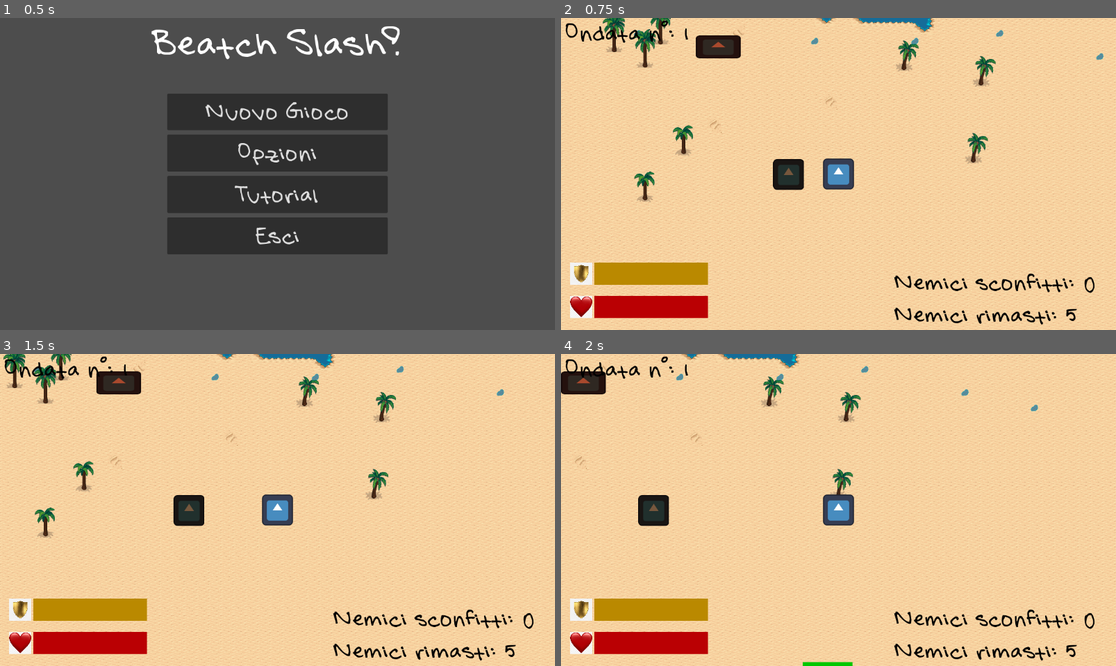
Above: before the commit, frames 1-4 (two rows, left to right).
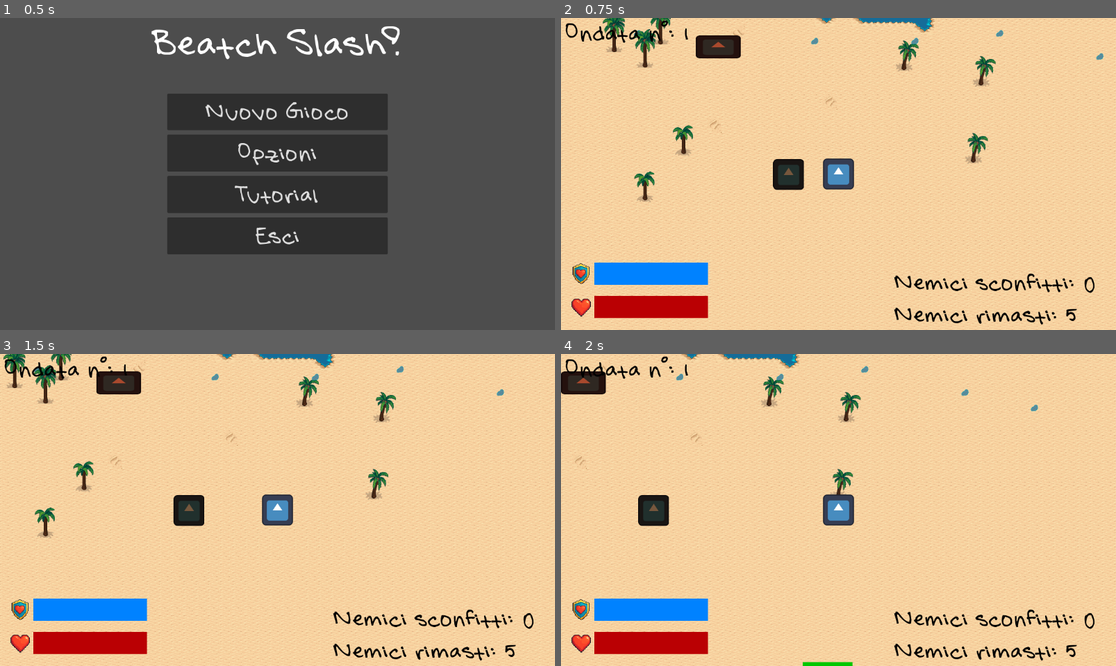
Above: after the commit, the same moments.

Repository: xMarcoMax/BeatchSlash
Game: Godot game, scene res://Scenes/main_menu.tscn
Same seed, same stepped clock (60 frames per second), same inputs: the game is played once before the commit and once after it. The engine's default icon, where the game draws it, is replaced by a stand-in: a white triangle on a blue panel in a dark square.
Inputs (mouse positions are in pixels of both pictures, inside the frame that each line leads up to):
- Up to frame 1 (0.5 s): no input
- Up to frame 2 (0.75 s): click "Nuovo Gioco" at 0.5 s
- Up to frame 3 (1.5 s): tap Enter at 1.25 s; move the mouse to (399, 494) at 1.27 s; hold Right (ui_right) from 1.28 s (still down); hold Space (run) from 1.28 s (still down)
- Up to frame 4 (2 s): keep holding Right (ui_right); keep holding Space (run)

Frame 1 is identical in both runs. In frame 2, 2.0% of the frame differs, in the area x 1-27%, y 78-97%; in frame 3, 2.0%; in frame 4, 2.0%.

Commit message:
Modifica icone per scudo e salute

Diff:
--- a/Objects/hud.tscn
+++ b/Objects/hud.tscn
@@ -2,8 +2,8 @@
 
 [ext_resource type="Script" uid="uid://oejtj147ekb4" path="res://Scripts/hud.gd" id="1_2lhhg"]
 [ext_resource type="FontFile" uid="uid://ca1jm1oqv16by" path="res://Assets/Fonts/Summer.ttf" id="1_bc8po"]
-[ext_resource type="Texture2D" uid="uid://bmjv7dr5b5ptp" path="res://Assets/Icons/cuore.jpg" id="3_r85nm"]
-[ext_resource type="Texture2D" uid="uid://dy7mboqru3m1p" path="res://Assets/Icons/scudo.png" id="4_gjuw2"]
+[ext_resource type="Texture2D" uid="uid://bm6hf4f20tt2k" path="res://Assets/Icons/health.png" id="3_gjuw2"]
+[ext_resource type="Texture2D" uid="uid://di3lr7owpeol2" path="res://Assets/Icons/shield.png" id="4_yhj4i"]
 
 [sub_resource type="StyleBoxFlat" id="StyleBoxFlat_r85nm"]
 bg_color = Color(0.73, 0, 0.0121665, 0.439216)
@@ -12,10 +12,10 @@
 bg_color = Color(0.73, 0, 0.0121665, 1)
 
 [sub_resource type="StyleBoxFlat" id="StyleBoxFlat_yhj4i"]
-bg_color = Color(0.73, 0.535333, 0, 0.439216)
+bg_color = Color(0, 0.509804, 1, 0.439216)
 
 [sub_resource type="StyleBoxFlat" id="StyleBoxFlat_ow4l2"]
-bg_color = Color(0.73, 0.535333, 0, 1)
+bg_color = Color(0, 0.509804, 1, 1)
 
 [node name="HUD" type="CanvasLayer"]
 script = ExtResource("1_2lhhg")
@@ -68,7 +68,7 @@
 
 [node name="Icon" type="TextureRect" parent="HealthBar"]
 layout_mode = 2
-texture = ExtResource("3_r85nm")
+texture = ExtResource("3_gjuw2")
 expand_mode = 2
 
 [node name="Health" type="ProgressBar" parent="HealthBar"]
@@ -92,7 +92,7 @@
 
 [node name="Icon" type="TextureRect" parent="ShieldBar"]
 layout_mode = 2
-texture = ExtResource("4_gjuw2")
+texture = ExtResource("4_yhj4i")
 expand_mode = 2
 
 [node name="Shield" type="ProgressBar" parent="ShieldBar"]
Binary file added: Assets/Icons/health.png
Not shown, added: Assets/Icons/health.png.import
Binary file added: Assets/Icons/shield.png
Not shown, added: Assets/Icons/shield.png.import
